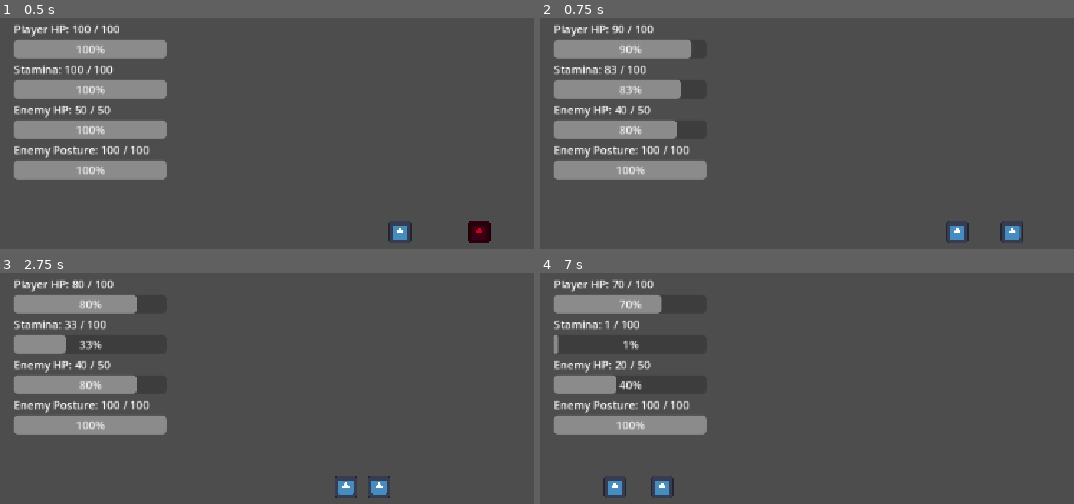
Above: before the commit, frames 1-4 (two rows, left to right).
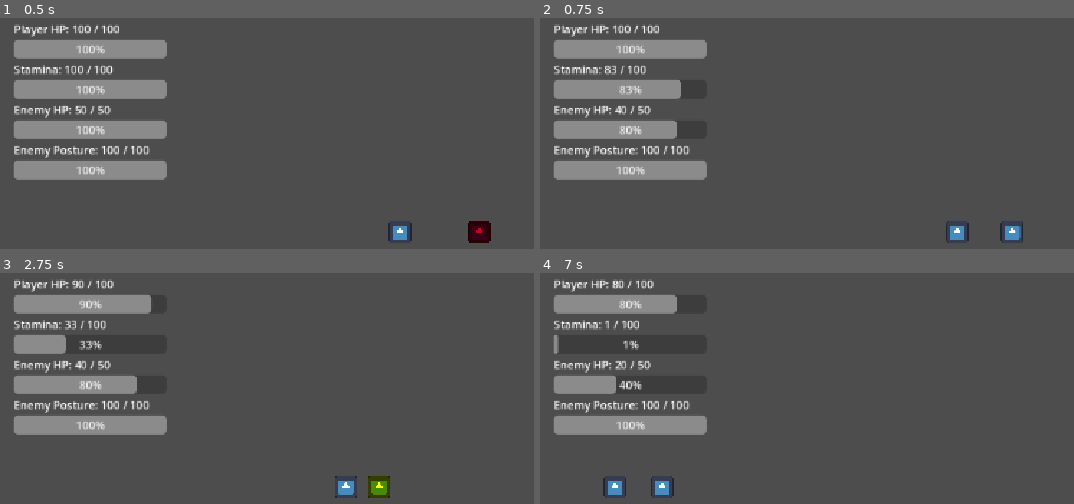
Above: after the commit, the same moments.

Repository: shanwinder/lastblade
Game: Godot game, scene res://scenes/main/Main.tscn
Same seed, same stepped clock (60 frames per second), same inputs: the game is played once before the commit and once after it. The engine's default icon, where the game draws it, is replaced by a stand-in: a white triangle on a blue panel in a dark square.
Inputs:
- Up to frame 1 (0.5 s): no input
- Up to frame 2 (0.75 s): hold Right (ui_right) from 0.53 s (still down); tap J (attack) at 0.6 s
- Up to frame 3 (2.75 s): tap K (dash) at 0.8, 1.35 s; release Right (ui_right) at 1.28 s; hold Left (ui_left) 1.28-2.03 s; tap L (parry) at 1.55, 2.1 s; hold Right (ui_right) from 2.03 s (still down); tap J (attack) at 2.3 s
- Up to frame 4 (7 s): tap J (attack) at 2.85, 4.55, 5.85, 6.8 s; tap K (dash) at 3.05, 3.6, 5.3, 6.6 s; tap Enter at 3.5 s; release Right (ui_right) at 3.53 s; hold Left (ui_left) 3.53-5.78 s; tap L (parry) at 3.8, 4.35, 6.05 s; hold R 5.03-5.78 s; hold Right (ui_right) from 5.78 s (still down)

Frame 1 is identical in both runs. In frame 2, 0.5% of the frame differs, in the area x 13-32%, y 2-18%; in frame 3, 0.7%, in the area x 13-74%, y 3-98%; in frame 4, 0.3%.

Commit message:
Add attack wind-up phase to EnemyDummy
Introduce a wind-up phase for enemy attacks: add export `attack_windup_time` and `is_winding_up` state, pause movement during wind-up, and change sprite color to yellow as a visual telegraph. The attack() flow now sets winding-up, awaits the wind-up timer, then starts the real attack (with guards against cancellation via sequence id or death). Ensure overlapping areas are checked when hitbox opens and clear `is_winding_up` on stagger/break/death so interrupted wind-ups are properly cancelled.

Diff:
--- a/last-blade-trial/EnemyDummy.gd
+++ b/last-blade-trial/EnemyDummy.gd
@@ -22,6 +22,10 @@
 # ดาเมจที่ศัตรูทำได้เมื่อโจมตีโดนผู้เล่น
 @export var attack_damage: int = 10
 
+# เวลาก่อนศัตรูโจมตีจริง
+# ใช้เป็นช่วงเตือนให้ผู้เล่นเห็นจังหวะ Dash หรือ Parry
+@export var attack_windup_time: float = 0.35
+
 # ระยะเวลาที่ Hitbox ของศัตรูเปิดตอนโจมตี
 @export var attack_active_time: float = 0.18
 
@@ -88,6 +92,10 @@
 
 # ใช้เช็กว่าศัตรูกำลังโจมตีอยู่หรือไม่
 var is_attacking: bool = false
+
+# ใช้เช็กว่าศัตรูกำลังเตรียมโจมตีอยู่หรือไม่
+# ช่วงนี้ยังไม่เปิด Hitbox แต่เปลี่ยนสีเพื่อเตือนผู้เล่น
+var is_winding_up: bool = false
 
 # ใช้เช็กว่าศัตรูกำลังชะงักจาก Parry อยู่หรือไม่
 var is_staggered: bool = false
@@ -158,8 +166,8 @@
 		move_and_slide()
 		return
 
-	# ถ้ากำลังโจมตี ให้หยุดอยู่กับที่
-	if is_attacking:
+	# ถ้ากำลังเตรียมโจมตีหรือกำลังโจมตี ให้หยุดอยู่กับที่
+	if is_winding_up or is_attacking:
 		velocity.x = 0
 		velocity.y = 0
 		move_and_slide()
@@ -192,12 +200,12 @@
 	enemy_stats_changed.emit(current_hp, max_hp, current_posture, max_posture)
 
 func attack() -> void:
-	# ถ้ากำลังโจมตีอยู่ / กำลังชะงัก / ยังไม่พร้อมโจมตี ห้ามเริ่มโจมตีใหม่
-	if is_attacking or is_staggered or not can_attack:
+	# ถ้ากำลังเตรียมโจมตี / กำลังโจมตี / กำลังชะงัก / ยังไม่พร้อมโจมตี ห้ามเริ่มโจมตีใหม่
+	if is_winding_up or is_attacking or is_staggered or not can_attack:
 		return
 
 	# ล็อกไม่ให้เริ่มโจมตีซ้อน
-	is_attacking = true
+	is_winding_up = true
 	can_attack = false
 
 	# รีเซ็ตว่าโจมตีครั้งนี้ยังไม่โดนผู้เล่น
@@ -207,6 +215,28 @@
 	attack_sequence_id += 1
 	var my_attack_id := attack_sequence_id
 
+	print("Enemy Wind-up!")
+
+	# เปลี่ยนสีเป็นเหลืองเพื่อบอกว่าอีกนิดจะโจมตี
+	sprite_2d.modulate = Color.YELLOW
+
+	# รอช่วงเตรียมโจมตี
+	await get_tree().create_timer(attack_windup_time).timeout
+
+	# ถ้าระหว่าง wind-up ถูกยกเลิก เช่น ถูก Parry/Break/ตาย ให้หยุดทันที
+	if my_attack_id != attack_sequence_id or is_dead:
+		return
+
+	# จบช่วง wind-up
+	is_winding_up = false
+
+	# เริ่มโจมตีจริง
+	is_attacking = true
+
+	# เปลี่ยนสีกลับก่อนเปิด Hitbox
+	if is_instance_valid(sprite_2d):
+		sprite_2d.modulate = Color.WHITE
+
 	print("Enemy Attack! Hitbox ON")
 
 	# เปิด Hitbox ของศัตรูแบบ deferred เพื่อปลอดภัยกับระบบ physics
@@ -216,12 +246,11 @@
 	await get_tree().physics_frame
 
 	# ถ้าระหว่างรอถูกยกเลิก เช่น ถูก Parry ให้หยุด attack รอบนี้ทันที
-	if my_attack_id != attack_sequence_id:
-		return
-
-	# สำคัญ:
-	# นอกจากรอ area_entered แล้ว เราตรวจพื้นที่ที่ overlap อยู่แล้วด้วย
-	# เพื่อแก้ปัญหา Parry ครั้งต่อ ๆ ไปไม่ขึ้นข้อความ เพราะ hurtbox กับ hitbox ซ้อนกันอยู่แล้ว
+	if my_attack_id != attack_sequence_id or is_dead:
+		return
+
+	# ตรวจพื้นที่ที่ overlap อยู่แล้วด้วย
+	# เพื่อให้ hitbox โดนได้แม้ Area ซ้อนกันอยู่ตั้งแต่ก่อนเปิด Hitbox
 	for area in attack_hitbox.get_overlapping_areas():
 		_try_hit_area(area)
 
@@ -229,7 +258,7 @@
 	await get_tree().create_timer(attack_active_time).timeout
 
 	# ถ้า attack รอบนี้ถูกยกเลิกระหว่างทาง เช่น ถูก Parry ให้หยุดทันที
-	if my_attack_id != attack_sequence_id:
+	if my_attack_id != attack_sequence_id or is_dead:
 		return
 
 	# ปิด Hitbox หลังหมดจังหวะโจมตี
@@ -243,12 +272,11 @@
 	await get_tree().create_timer(attack_cooldown).timeout
 
 	# ถ้า attack รอบนี้ถูกยกเลิกไปแล้ว ไม่ต้องเปิด can_attack
-	if my_attack_id != attack_sequence_id:
+	if my_attack_id != attack_sequence_id or is_dead:
 		return
 
 	# อนุญาตให้โจมตีรอบใหม่
 	can_attack = true
-
 
 func _on_attack_hitbox_area_entered(area: Area2D) -> void:
 	# เมื่อ hitbox ชน area อื่น ให้ส่งไปตรวจในฟังก์ชันกลาง
@@ -323,6 +351,7 @@
 
 	# ตั้งสถานะศัตรูให้ชะงัก
 	is_staggered = true
+	is_winding_up = false
 	is_attacking = false
 	can_attack = false
 	has_hit_player = true
@@ -390,6 +419,7 @@
 
 	# ระหว่าง Break ศัตรูห้ามโจมตีและห้ามขยับ
 	is_staggered = true
+	is_winding_up = false
 	is_attacking = false
 	can_attack = false
 	has_hit_player = true
@@ -515,6 +545,7 @@
 	attack_sequence_id += 1
 
 	# ปิดสถานะต่อสู้ทั้งหมด
+	is_winding_up = false
 	is_attacking = false
 	is_staggered = false
 	is_posture_broken = false
